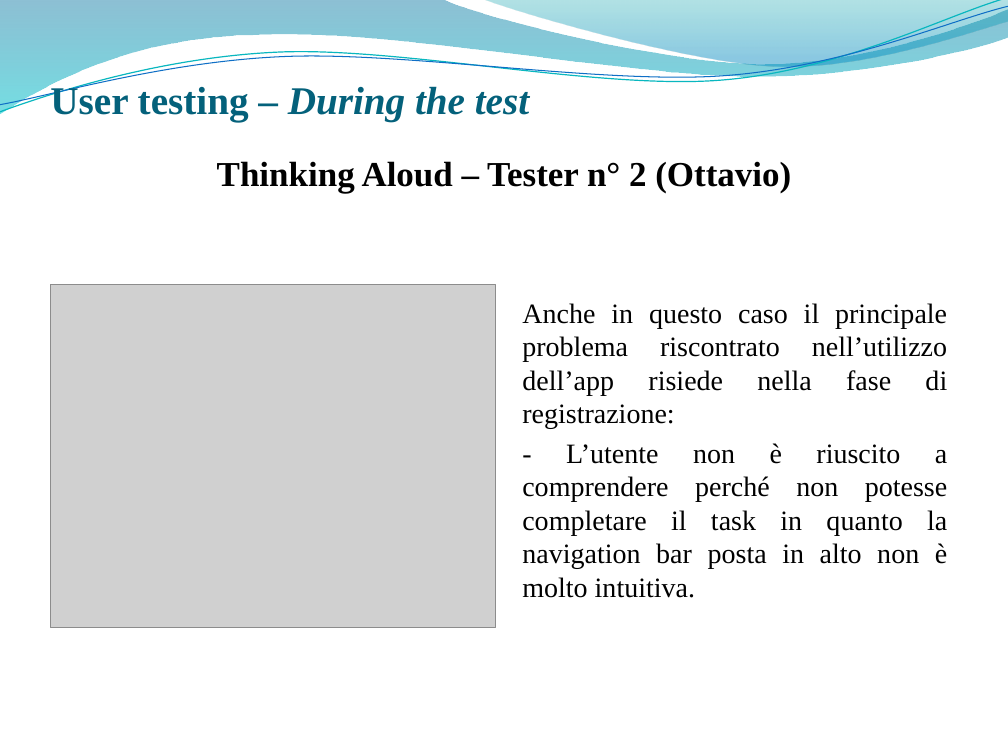
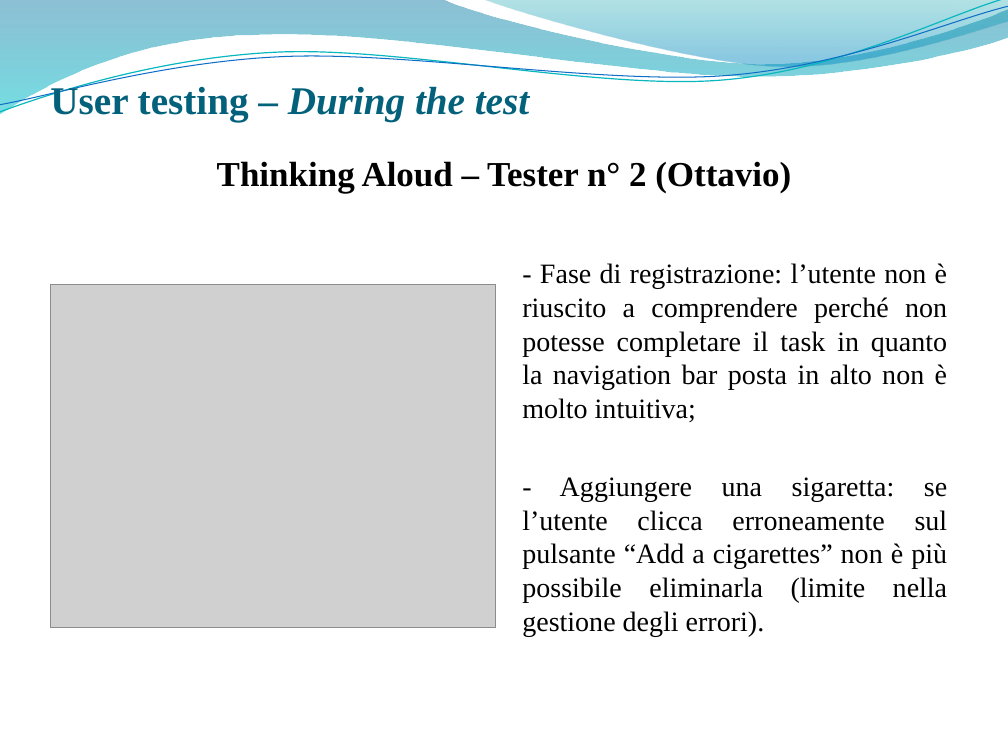
Before and after one commit to giusmastro91/Cognitive-systems, a slide deck: slide 31 of Prova_6/Leone_Mastrosimone_PresentazioneProgetto.pptx. Drawn at 1008x756 pixels with LibreOffice and Linux fonts; fonts in the diff are those of the drawing; grey boxes stand for pictures; background and template pictures are left out. Boxes give left, top, right and bottom in pixels: in the first picture for what was removed or moved away, otherwise in the second. Text is boxed around its words. In the diff, an @@ line names an element or a change of style, - is before the commit and + after.

```diff
--- a/Prova_6/Leone_Mastrosimone_PresentazioneProgetto.pptx
+++ b/Prova_6/Leone_Mastrosimone_PresentazioneProgetto.pptx
@@ text at [522,263,948,636]: text changed @@
-Anche in questo caso il principale problema riscontrato nell’utilizzo dell’app risiede nella fase di registrazione:
-- L’utente non è riuscito a comprendere perché non potesse completare il task in quanto la navigation bar posta in alto non è molto intuitiva.
+- Fase di registrazione: l’utente non è riuscito a comprendere perché non potesse completare il task in quanto la navigation bar posta in alto non è molto intuitiva;
+- Aggiungere una sigaretta: se l’utente clicca erroneamente sul pulsante “Add a cigarettes” non è più possibile eliminarla (limite nella gestione degli errori).
```
Also in this commit, not shown: 1 other slide changed.
